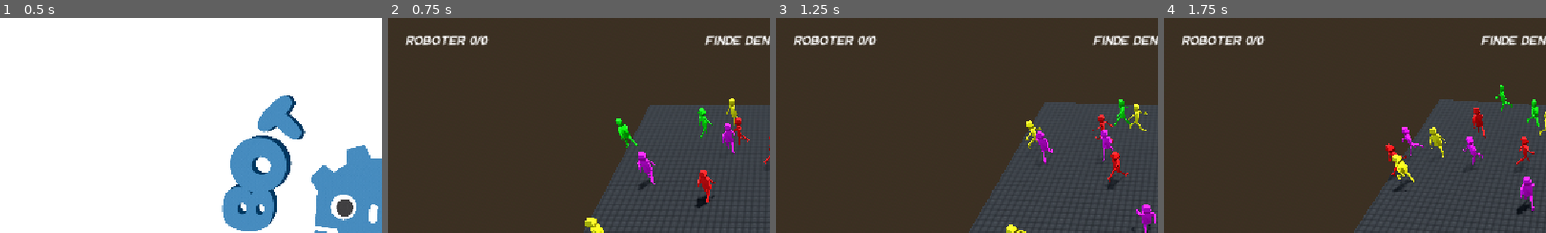
Above: before the commit, frames 1-4 (left to right).
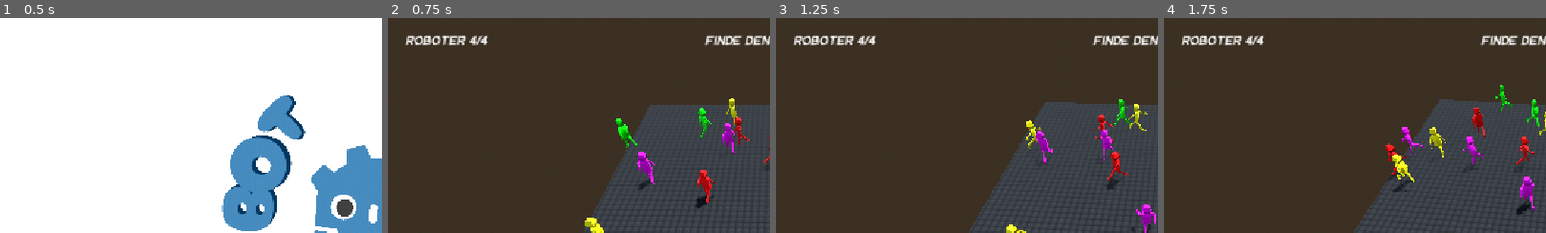
Above: after the commit, the same moments.

Repository: Argonbart/UberwachungsRame
Game: Godot game, scene res://content/on_start/scenes/start.tscn
The game is run twice, just before and just after one commit, with the same random seed, the same clock (stepped at 60 frames per second) and the same inputs.
Inputs (mouse positions are % of the whole screen's width and height, from its top left):
- Up to frame 1 (0.5 s): no input
- Up to frame 2 (0.75 s): click "Start Game" at 0.5 s
- Up to frame 3 (1.25 s): no input
- Up to frame 4 (1.75 s): move the mouse to (72, 45) at 1.27 s; click (72, 45) at 1.42 s
The pictures show only the part of the screen within x 0-50%, y 0-50%; the shares and areas given below are measured in that part.

Frame 1 is identical in both runs. In frame 2, 0.1% of the frame differs, in the area x 21-27%, y 8-13%; in frame 3, 0.1%; in frame 4, 0.1%.

Commit message:
Fix robot counter

Diff:
--- a/playground/content/all_levels/scripts/game_manager.gd
+++ b/playground/content/all_levels/scripts/game_manager.gd
@@ -2,7 +2,7 @@
 
 
 @export var ui: CanvasLayer
-@export var humans: Node3D
+@export var npcs: Node3D
 
 var robot_counter: int
 var max_robot_count: int = 0
@@ -11,8 +11,9 @@
 func _ready():
 
 	# set robot vars
-	for human in humans.get_children():
-		if human.npc_type == NPC.NPCType.ROBOT:
+	await get_tree().process_frame
+	for npc in npcs.get_children():
+		if npc.npc_type == NPC.NPCType.ROBOT:
 			max_robot_count += 1
 	robot_counter = max_robot_count
 	ui.get_child(0).get_child(0).get_child(1).text = str("Roboter ", robot_counter, "/", max_robot_count)
--- a/playground/content/level1/level1.tscn
+++ b/playground/content/level1/level1.tscn
@@ -72,9 +72,9 @@
 poops = NodePath("../Poops")
 poop_scene = ExtResource("6_lgguw")
 
-[node name="GameManager" type="Node" parent="." node_paths=PackedStringArray("ui", "humans")]
+[node name="GameManager" type="Node" parent="." node_paths=PackedStringArray("ui", "npcs")]
 script = ExtResource("8_plydf")
 ui = NodePath("../UI")
-humans = NodePath("../NPCs")
+npcs = NodePath("../NPCs")
 
 [node name="UI" parent="." instance=ExtResource("8_ps2vj")]
--- a/playground/content/level2/level2.tscn
+++ b/playground/content/level2/level2.tscn
@@ -85,9 +85,9 @@
 transform = Transform3D(1, 0, 0, 0, 1, 0, 0, 0, 1, -30, 0, 30)
 area_color = Color(0, 20, 20, 1)
 
-[node name="GameManager" type="Node" parent="." node_paths=PackedStringArray("ui", "humans")]
+[node name="GameManager" type="Node" parent="." node_paths=PackedStringArray("ui", "npcs")]
 script = ExtResource("7_lb35n")
 ui = NodePath("../UI")
-humans = NodePath("../NPCs")
+npcs = NodePath("../NPCs")
 
 [node name="UI" parent="." instance=ExtResource("8_ni16p")]
--- a/playground/project.godot
+++ b/playground/project.godot
@@ -22,7 +22,6 @@
 
 [display]
 
-window/size/mode=4
 window/stretch/mode="canvas_items"
 
 [global_group]
